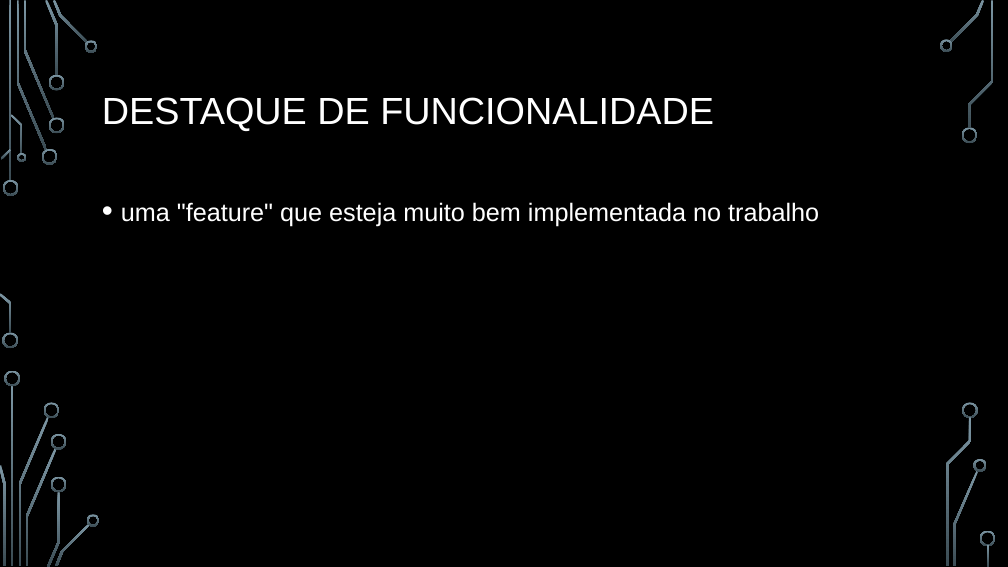
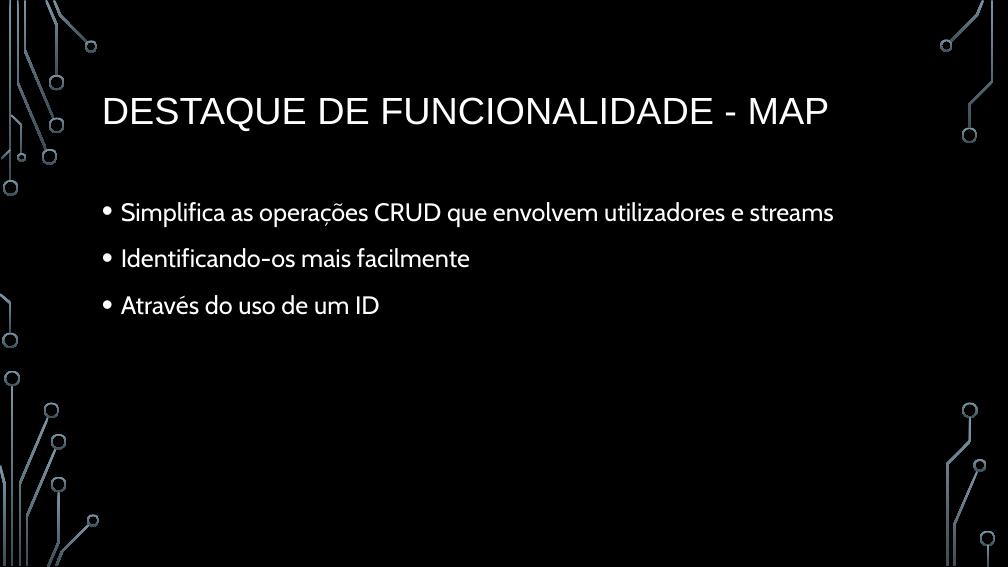
Before and after one commit to BrunoRosendo/StreamZ-AEDA-proj-, a slide deck: slide 12 of StreamZ.pptx (slide 11 before the commit). Drawn at 1008x567 pixels with LibreOffice and Linux fonts; fonts in the diff are those of the drawing; background and template pictures are left out. Boxes give left, top, right and bottom in pixels: in the first picture for what was removed or moved away, otherwise in the second. Text is boxed around its words. In the diff, an @@ line names an element or a change of style, - is before the commit and + after.

```diff
--- a/StreamZ.pptx
+++ b/StreamZ.pptx
@@ title at [102, 97, 830, 131]: text changed @@
-DESTAQUE DE FUNCIONALIDADE
+DESTAQUE DE FUNCIONALIDADE - MAP
@@ text at [121, 202, 834, 315]: text changed; font Arial to Cabin @@
-• uma "feature" que esteja muito bem implementada no trabalho
+• Simplifica as operações CRUD que envolvem utilizadores e streams
+• Identificando-os mais facilmente
+• Através do uso de um ID
```
Also in this commit, not shown: 4 other slides changed, 2 slides added, 1 slide removed.
